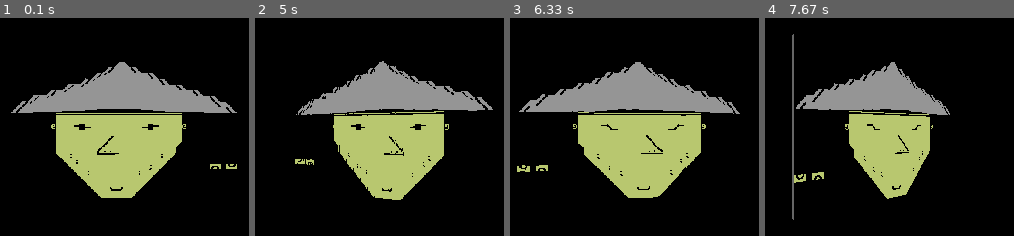
Above: before the commit, frames 1-4 (left to right).
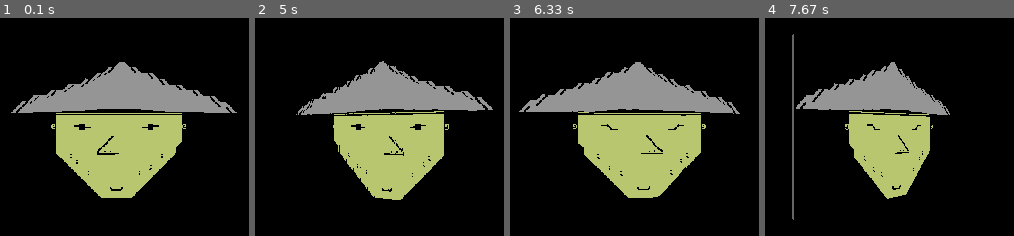
Above: after the commit, the same moments.

Repository: kdrzazga/DEMOS
Game: pygame game, started from demos/petscii/test/asian_test.py
Two runs of this game, one before a commit and one after it. Both use one fixed random seed, a clock stepped at 60 frames per second and the inputs below.
Inputs:
- Up to frame 1 (0.1 s): no input
- Up to frame 2 (5 s): no input
- Up to frame 3 (6.33 s): no input
- Up to frame 4 (7.67 s): no input

The runs differ from the first frame. In frame 1, 0.1% of the frame differs, in the area x 84-96%, y 66-70%; in frame 2, 0.1%; in frame 3, 0.2%; in frame 4, 0.2%, in the area x 11-24%, y 70-76%.

Commit message:
Petscii demo: asian2

Diff:
--- a/demos/petscii/files/petscii/asian.py
+++ b/demos/petscii/files/petscii/asian.py
@@ -48,7 +48,7 @@
         (32, 32, 32, 32, 32, 32, 32, 32, 160, 160, 160, 160, 160, 160, 160, 110, 46, 46, 160, 160, 160, 160, 160, 160, 160, 160, 160, 160, 160, 32, 32, 32, 32, 32, 32, 32, 32, 32, 32, 32),
         (32, 32, 32, 32, 32, 32, 32, 32, 127, 160, 59, 160, 160, 160, 160, 183, 183, 183, 183, 160, 160, 160, 160, 160, 160, 160, 59, 160, 169, 32, 32, 32, 32, 32, 32, 32, 32, 32, 32, 32),
         (32, 32, 32, 32, 32, 32, 32, 32, 32, 127, 32, 59, 32, 32, 32, 32, 32, 32, 32, 32, 32, 32, 32, 32, 32, 32, 32, 169, 32, 32, 32, 32, 32, 32, 32, 32, 32, 32, 32, 32),
-        (32, 32, 32, 32, 32, 32, 32, 32, 32, 32, 127, 32, 32, 32, 32, 32, 32, 32, 32, 32, 32, 32, 32, 32, 59, 32, 169, 32, 32, 32, 32, 32, 32, 32, 32, 117, 105, 32, 106, 107),
+        (32, 32, 32, 32, 32, 32, 32, 32, 32, 32, 127, 32, 32, 32, 32, 32, 32, 32, 32, 32, 32, 32, 32, 32, 59, 32, 169, 32, 32, 32, 32, 32, 32, 32, 32, 32, 32, 32, 32, 32),
         (32, 32, 32, 32, 32, 32, 32, 32, 32, 32, 32, 127, 32, 59, 32, 32, 32, 32, 32, 32, 32, 32, 59, 32, 32, 169, 32, 32, 32, 32, 32, 32, 32, 32, 32, 32, 32, 32, 32, 32),
         (32, 32, 32, 32, 32, 32, 32, 32, 32, 32, 32, 32, 127, 32, 32, 32, 32, 32, 32, 32, 32, 32, 32, 32, 169, 32, 32, 32, 32, 32, 32, 32, 32, 32, 32, 32, 32, 32, 32, 32),
         (32, 32, 32, 32, 32, 32, 32, 32, 32, 32, 32, 32, 32, 127, 32, 32, 32, 32, 32, 32, 32, 32, 32, 169, 32, 32, 32, 32, 32, 32, 32, 32, 32, 32, 32, 32, 32, 32, 32, 32),
@@ -76,7 +76,7 @@
         (0, 0, 0, 0, 0, 0, 0, 0, 1, 1, 1, 1, 1, 1, 1, 1, 1, 1, 1, 1, 1, 1, 1, 1, 1, 1, 1, 1, 1, 0, 0, 0, 0, 0, 0, 0, 0, 0, 0, 0),
         (0, 0, 0, 0, 0, 0, 0, 0, 0, 1, 1, 1, 1, 1, 1, 1, 1, 1, 1, 1, 1, 1, 1, 1, 1, 1, 1, 1, 0, 0, 0, 0, 0, 0, 0, 0, 0, 0, 0, 0),
         (0, 0, 0, 0, 0, 0, 0, 0, 0, 0, 1, 1, 1, 1, 1, 1, 1, 1, 1, 1, 1, 1, 1, 1, 1, 1, 1, 0, 0, 0, 0, 0, 0, 0, 0, 0, 0, 0, 0, 0),
-        (0, 0, 0, 0, 0, 0, 0, 0, 0, 0, 0, 1, 1, 1, 1, 1, 1, 1, 1, 1, 1, 1, 1, 1, 1, 1, 0, 0, 0, 0, 0, 0, 0, 0, 0, 1, 1, 0, 1, 1),
+        (0, 0, 0, 0, 0, 0, 0, 0, 0, 0, 0, 1, 1, 1, 1, 1, 1, 1, 1, 1, 1, 1, 1, 1, 1, 1, 0, 0, 0, 0, 0, 0, 0, 0, 0, 0, 0, 0, 0, 0),
         (0, 0, 0, 0, 0, 0, 0, 0, 0, 0, 0, 0, 1, 1, 1, 1, 1, 1, 1, 1, 1, 1, 1, 1, 1, 0, 0, 0, 0, 0, 0, 0, 0, 0, 0, 0, 0, 0, 0, 0),
         (0, 0, 0, 0, 0, 0, 0, 0, 0, 0, 0, 0, 0, 1, 1, 1, 1, 1, 1, 1, 1, 1, 1, 1, 0, 0, 0, 0, 0, 0, 0, 0, 0, 0, 0, 0, 0, 0, 0, 0),
         (0, 0, 0, 0, 0, 0, 0, 0, 0, 0, 0, 0, 0, 0, 1, 1, 1, 1, 1, 1, 1, 1, 1, 0, 0, 0, 0, 0, 0, 0, 0, 0, 0, 0, 0, 0, 0, 0, 0, 0),
